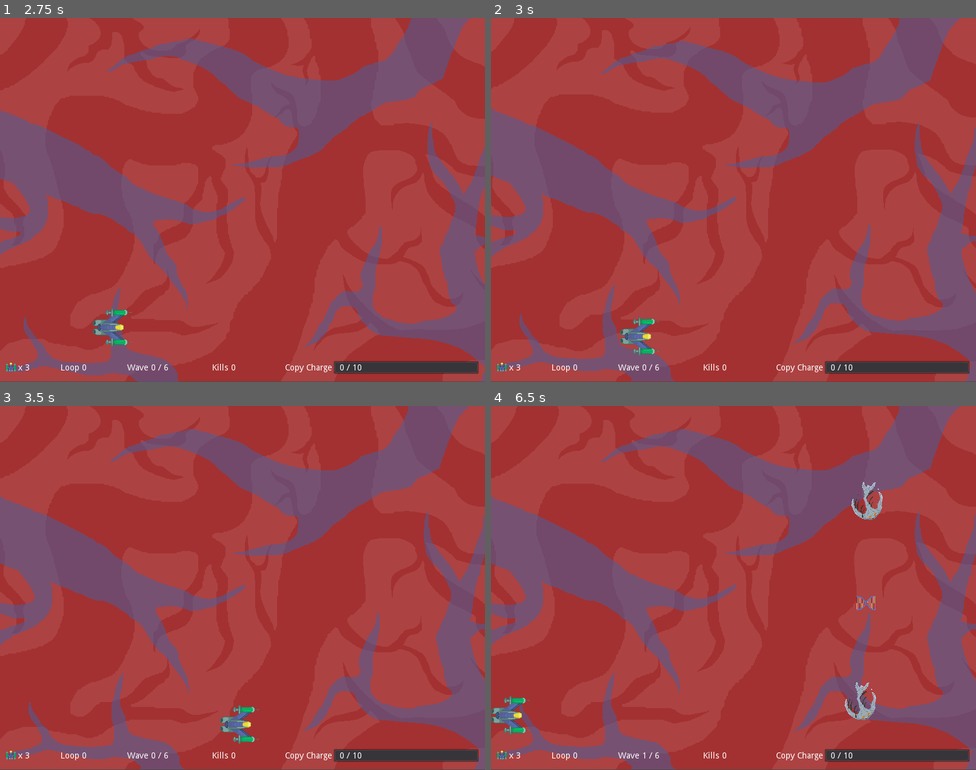
Above: before the commit, frames 1-4 (two rows, left to right).
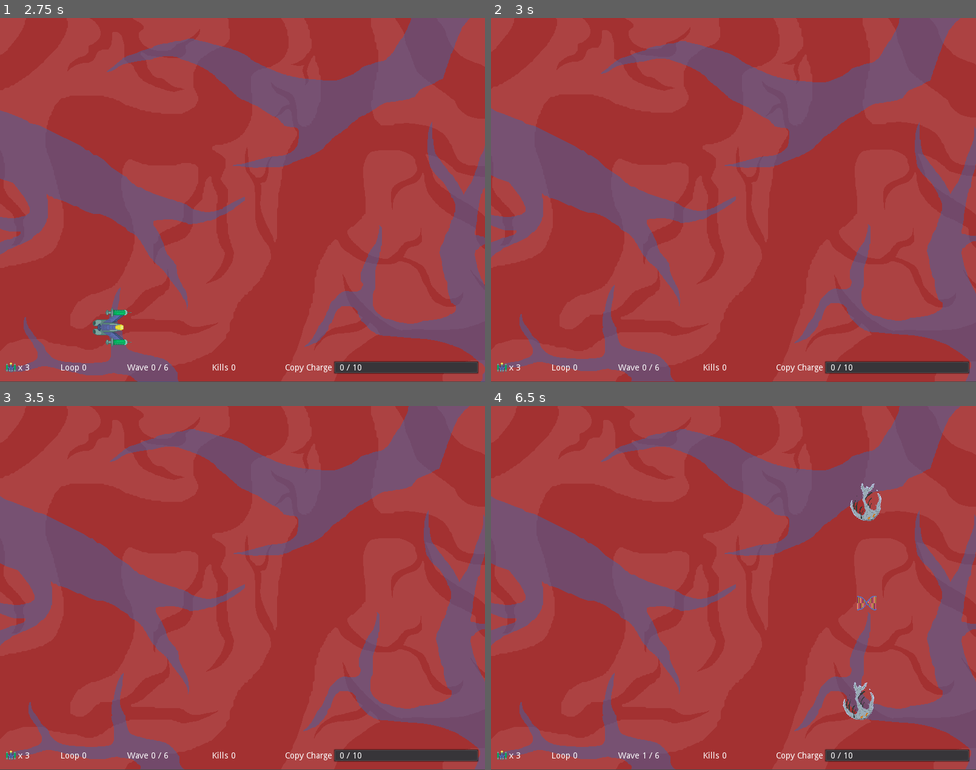
Above: after the commit, the same moments.

Repository: Yerdun/Pathogen
Game: Godot game, scene res://Assets/Scenes/Menus/Title.tscn
Two runs of this game, one before a commit and one after it. Both use one fixed random seed, a clock stepped at 60 frames per second and the inputs below. Sound files missing from this copy of the repository are replaced by a short silence.
Inputs (mouse positions are in pixels of both pictures, inside the frame that each line leads up to):
- Up to frame 1 (2.75 s): click "Play" at 0.5 s; move the mouse to (349, 181) at 1.27 s; hold Right (ui_right) 1.28-2.03 s; hold Shift (control_focus) 1.28-2.03 s; move the mouse to (145, 218) at 2.02 s; hold Down (ui_down) from 2.03 s (still down); tap B (copy) at 2.1 s
- Up to frame 2 (3 s): move the mouse to (782, 119) at 2.77 s; release Down (ui_down) at 2.78 s; hold Right (ui_right) from 2.78 s (still down); tap C (godmode) at 2.85 s
- Up to frame 3 (3.5 s): keep holding Right (ui_right)
- Up to frame 4 (6.5 s): move the mouse to (709, 660) at 3.52 s; release Right (ui_right) at 3.53 s; hold Up (ui_up) 3.53-4.28 s; tap V (max_charge) at 3.6 s; move the mouse to (879, 642) at 4.27 s; hold Space (shoot) 4.28-5.03 s; hold Left (ui_left) 4.28-5.78 s; move the mouse to (588, 533) at 5.02 s; tap Shift (control_focus) at 5.1 s; move the mouse to (757, 588) at 5.77 s; hold Down (ui_down) from 5.78 s (still down); tap B (copy) at 5.85 s

Frame 1 is identical in both runs. In frame 2, 0.4% of the frame differs, in the area x 26-35%, y 82-93%; in frame 3, 0.4%; in frame 4, 1.0%, in the area x 0-81%, y 20-91%.

Commit message:
Modified project framerate Game physics now run at 165 FPS (locked). I'd keep it unlocked and tied to monitor FPS, but I don't know how. Scaling method changed back to viewport for pixel perfect look.

Diff:
--- a/project.godot
+++ b/project.godot
@@ -24,11 +24,16 @@
 
 GlobalVariables="*res://GlobalVariables.gd"
 
+[debug]
+
+settings/fps/force_fps=165
+settings/stdout/print_fps=true
+
 [display]
 
 window/size/width=800
 window/vsync/use_vsync=false
-window/stretch/mode="2d"
+window/stretch/mode="viewport"
 window/stretch/aspect="keep"
 
 [importer_defaults]
@@ -122,6 +127,7 @@
 
 [physics]
 
+common/physics_fps=165
 common/enable_pause_aware_picking=true
 
 [rendering]
